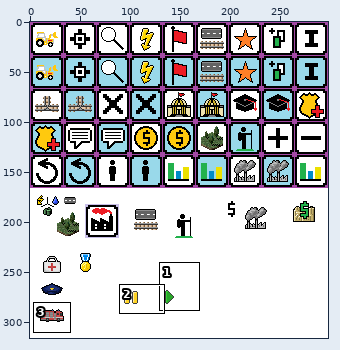
Sprite sheet -- assets/sprites/menu_icons_.png. The picture above shows the old version from afar; the outline marks the close-up.
Close-up. As it was:
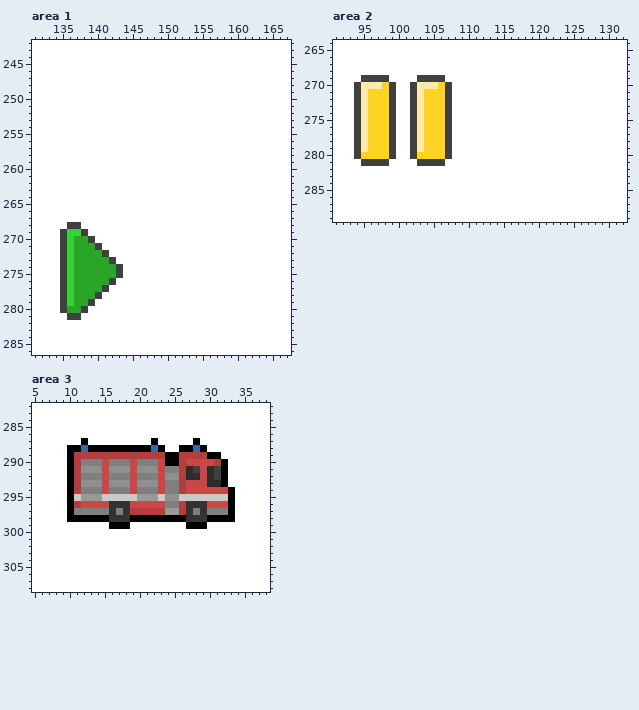
The file is 298x316 pixels. Colours within 5 levels of each other are drawn and written as one. Shown: area 1: x 131..167, y 242..286; area 2: x 91..132, y 264..289; area 3: x 5..38, y 282..308. The commit also changed other parts of the picture, which this record leaves out.
After:
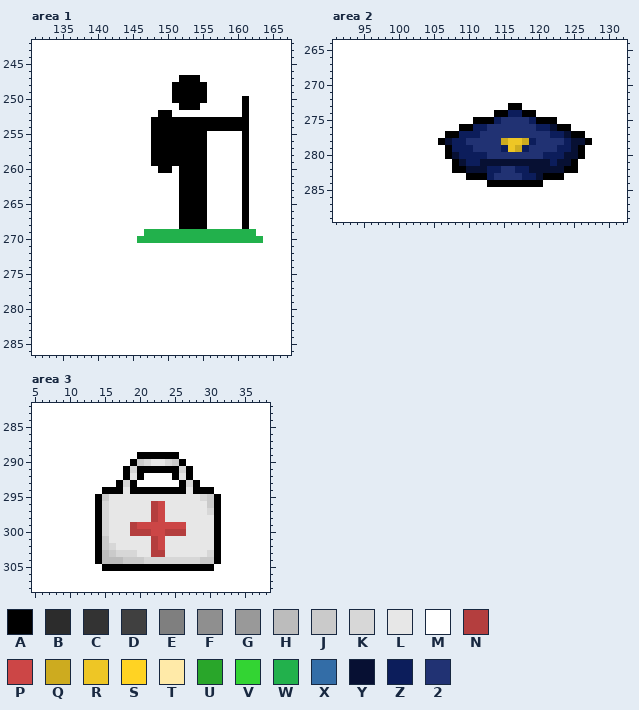
Palette (. is transparent): A #000000  B #2c2c2c  C #333333  D #404040  E #7f7f7f  F #8f8f8f  G #999999  H #bcbcbc  J #cacaca  K #d7d7d7  L #e7e7e7  M #ffffff  N #b43e3e  P #cc4646  Q #cdab1f  R #eec625  S #ffd323  T #ffeaa8  U #29a62a  V #33d433  W #22b14c  X #336da7  Y #071033  Z #0c1d5b  2 #213273
Edits made:
Changed rows in their new state; - is an unchanged pixel.
Area 1:
first column x 135:
247 -----------------AAA---------
248 ----------------AAAAA--------
249 ----------------AAAAA--------
250 ----------------AAAAA-----A--
251 -----------------AAA------A--
252 --------------AA----------A--
253 -------------AAAAAAAAAAAAAA--
254 -------------AAAAAAAAAAAAAA--
255 -------------AAAAAAAA-----A--
256 -------------AAAAAAAA-----A--
257 -------------AAAAAAAA-----A--
258 -------------AAAAAAAA-----A--
259 -------------AAAAAAAA-----A--
260 --------------AA-AAAA-----A--
261 -----------------AAAA-----A--
262 -----------------AAAA-----A--
263 -----------------AAAA-----A--
264 -----------------AAAA-----A--
265 -----------------AAAA-----A--
266 -----------------AAAA-----A--
267 -----------------AAAA-----A--
268 -MM--------------AAAA-----A--
269 MMMM--------WWWWWWWWWWWWWWWW-
270 MMMMM------WWWWWWWWWWWWWWWWWW
271 MMMMMM-----------------------
272 MMMMMMM----------------------
273 MMMMMMMM---------------------
274 MMMMMMMMM--------------------
275 MMMMMMMMM--------------------
276 MMMMMMMM---------------------
277 MMMMMMM----------------------
278 MMMMMM-----------------------
279 MMMMM------------------------
280 MMMM-------------------------
281 -MM--------------------------
Area 2:
first column x 94:
269 -MMMM----MMMM---------------------
270 MMMMMM--MMMMMM--------------------
271 MMMMMM--MMMMMM--------------------
272 MMMMMM--MMMMMM--------------------
273 MMMMMM--MMMMMM--------AA----------
274 MMMMMM--MMMMMM------AAZZAA--------
275 MMMMMM--MMMMMM---AAAZ2222ZAAA-----
276 MMMMMM--MMMMMM-AAZZ2222222ZZYAA---
277 MMMMMM--MMMMMAAZZZ2222222222ZZYAA-
278 MMMMMM--MMMMAYZZ22222QRRQZ2222ZYYA
279 MMMMMM--MMMMMAZZZ2222ZRQZ2222ZZYA-
280 MMMMMM--MMMMMAYZZZZ22222222ZZZYYA-
281 -MMMM----MMMM-AYZZYYYYYYYYYYZYYA--
282 --------------AAYYYZZ22ZZYYYYYAA--
283 ----------------AAAZ2222ZZYAAA----
284 -------------------AAAAAAAA-------
Area 3:
first column x 10:
287 --M---------M-----M-----
288 MMMMMMMMMMMMMM--MMMM----
289 MMMMMMMMMMAAAA--MMMMMM--
290 MMMMMMMMMAJKLLKJAMMMMMM-
291 MMMMMMMMAKAAAAAAKAMMMMM-
292 MMMMMMMMALAMMMMALAMMMMM-
293 MMMMMMMAKAMMMMMMAKAMMMM-
294 MMMMMAAALAAAAAAAALAAAMMM
295 MMMMA-LLLLLLLLLLLLLK-AMM
296 MMMMAKLLLLLLN-LLLLLLJAMM
297 MMMMAKLLLLLL-PLLLLLLKAMM
298 MMMM-KLLLLLLNPLLLLLLL-MM
299 ----AKLLLNPPPPPPPLLLLA--
300 ----AKLLLNNNPPNNNLLLLA--
301 ----AJLLLLLLNPLLLLLLLA--
302 ----AJKLLLLLNPLLLLLLLA--
303 ----AHJKKKLLNNLLLLLLKA--
304 ----AHHHJJJKKKKKKKKJJA--
305 -----AAAAAAAAAAAAAAAA---
Changed places in both close-ups, as pixel boxes (x1, y1, x2, y2):
changed: (60, 75, 263, 320)
changed: (354, 75, 592, 187)
changed: (67, 438, 235, 571)
